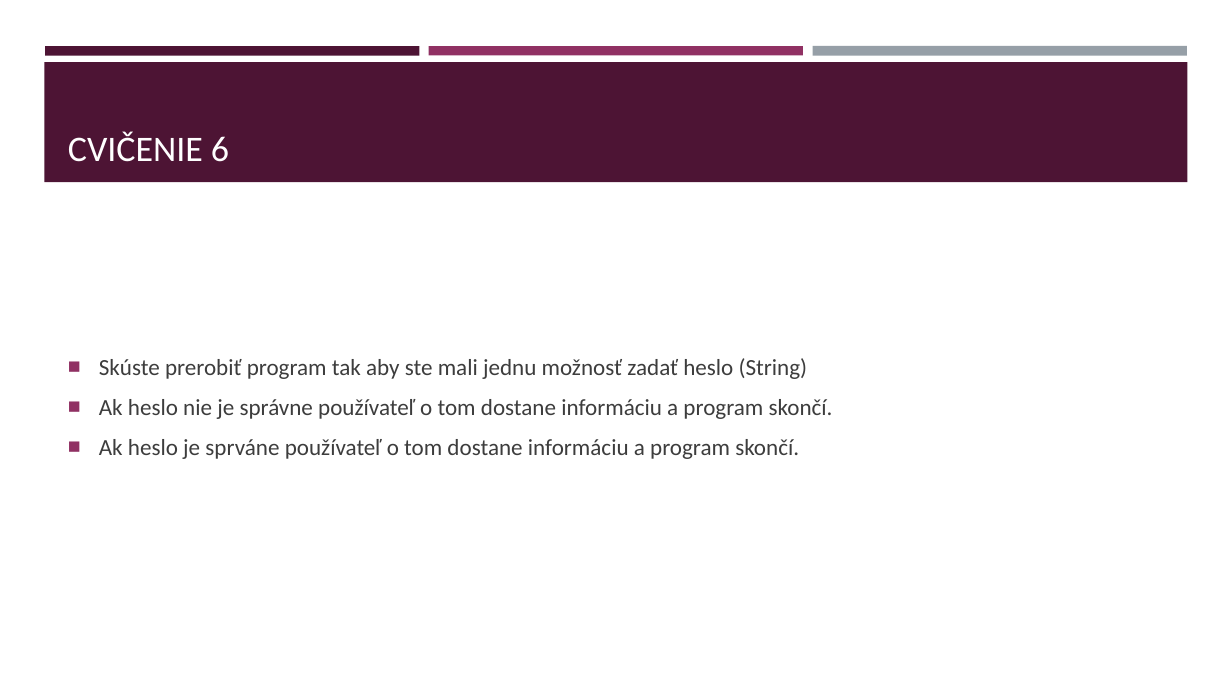
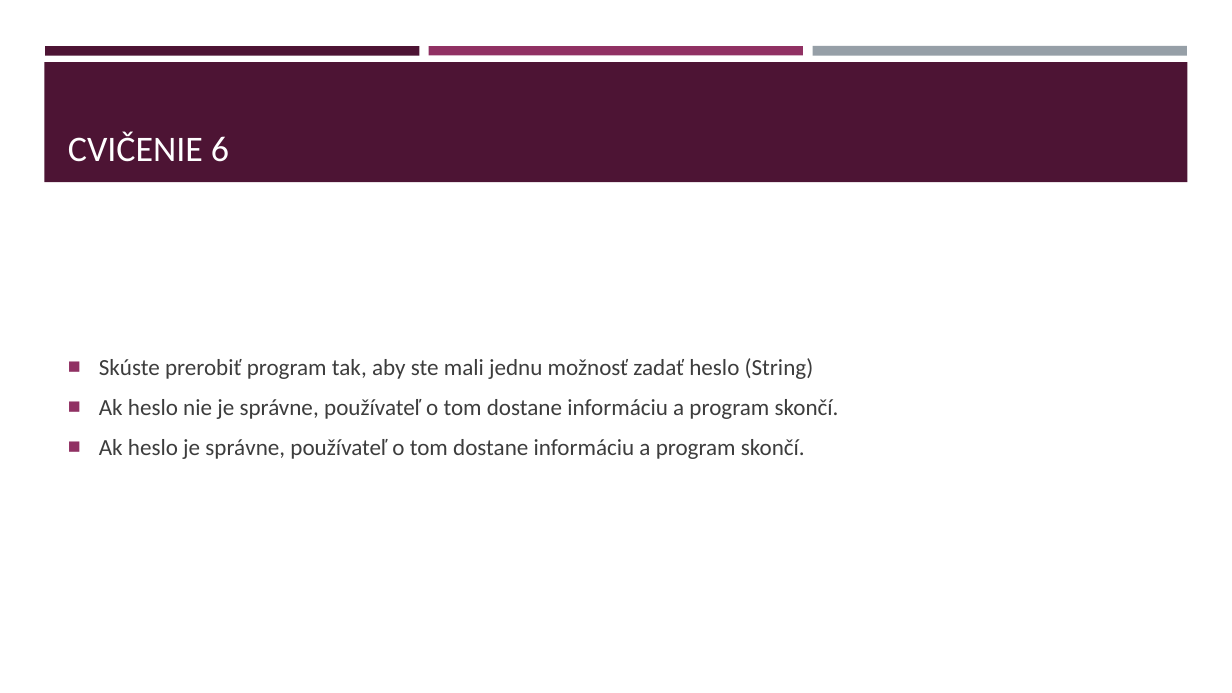
Before and after one commit to gasparv/java-class-basics, a slide deck: slide 87 of JavaZaklady-skolenie.pptx (slide 85 before the commit). Drawn at 1232x693 pixels with LibreOffice and Linux fonts; fonts in the diff are those of the drawing. Boxes give left, top, right and bottom in pixels: in the first picture for what was removed or moved away, otherwise in the second. Text is boxed around its words. In the diff, an @@ line names an element or a change of style, - is before the commit and + after.

```diff
--- a/JavaZaklady-skolenie.pptx
+++ b/JavaZaklady-skolenie.pptx
@@ text at [99, 358, 839, 459]: text changed @@
-■ Skúste prerobiť program tak aby ste mali jednu možnosť zadať heslo (String)
-■ Ak heslo nie je správne používateľ o tom dostane informáciu a program skončí.
-■ Ak heslo je sprváne používateľ o tom dostane informáciu a program skončí.
+■ Skúste prerobiť program tak, aby ste mali jednu možnosť zadať heslo (String)
+■ Ak heslo nie je správne, používateľ o tom dostane informáciu a program skončí.
+■ Ak heslo je správne, používateľ o tom dostane informáciu a program skončí.
```
Also in this commit, not shown: 7 other slides changed, 11 slides added.
